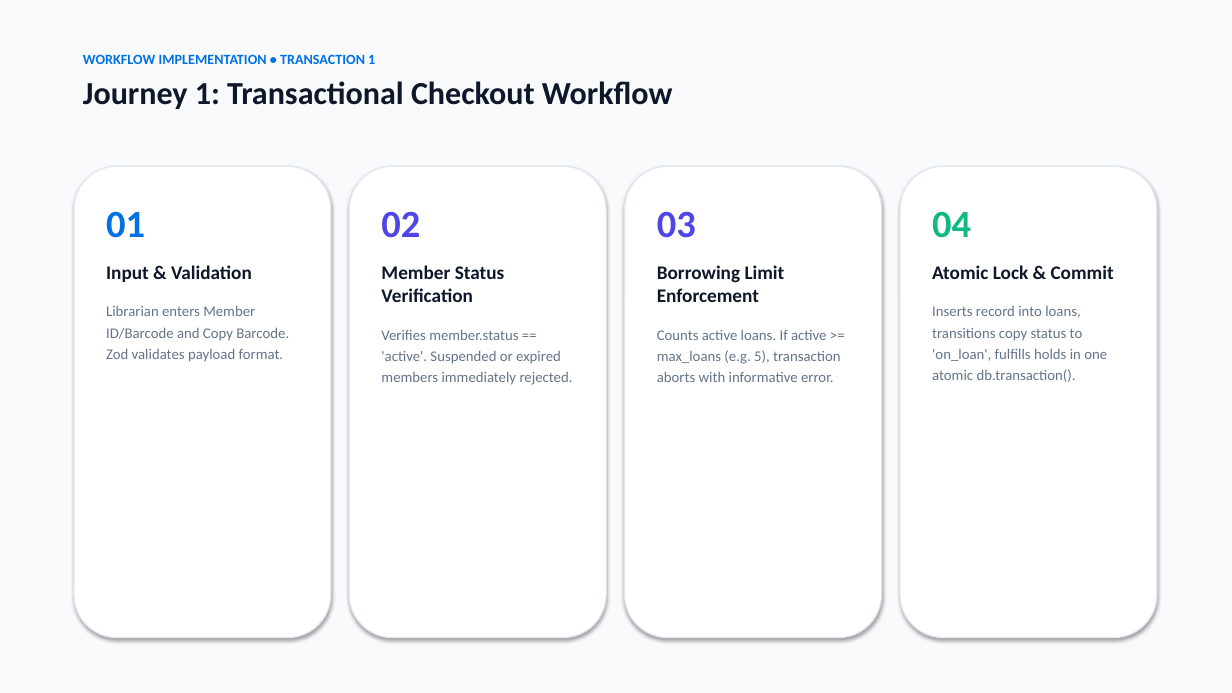
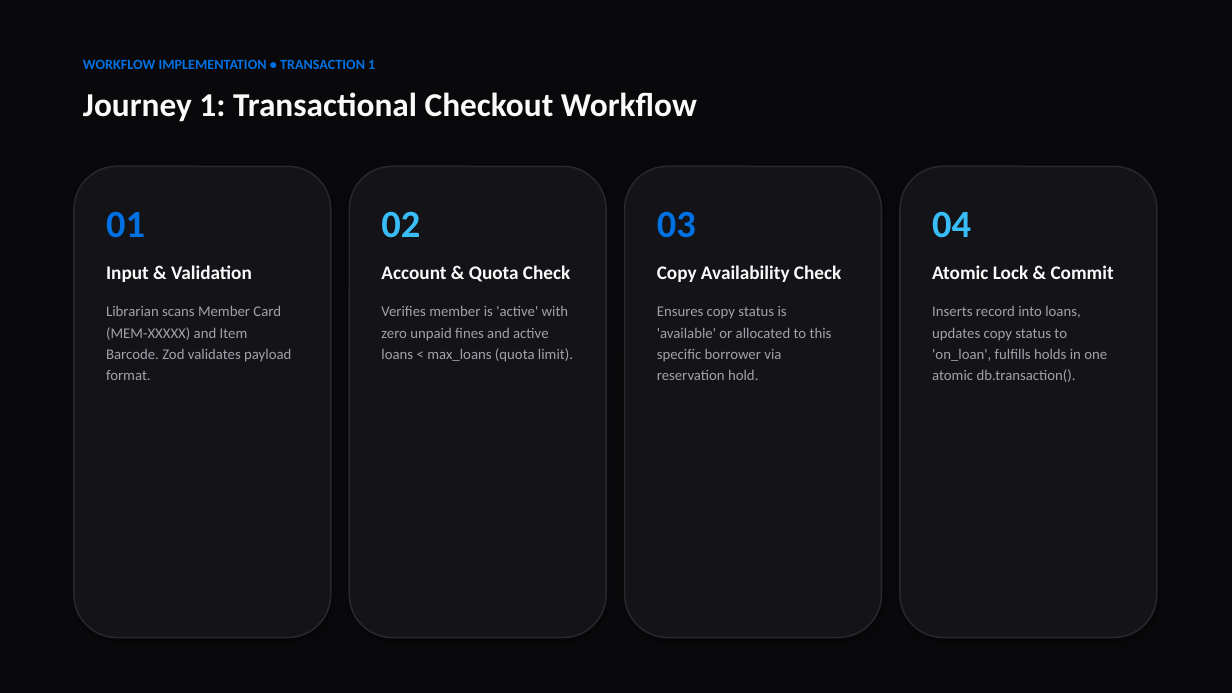
Before and after one commit to themellowhost/library-lending-system, a slide deck: slide 5 of Library_Lending_System_Presentation.pptx. Drawn at 1232x693 pixels with LibreOffice and Linux fonts; fonts in the diff are those of the drawing. Boxes give left, top, right and bottom in pixels: in the first picture for what was removed or moved away, otherwise in the second. Text is boxed around its words. In the diff, an @@ line names an element or a change of style, - is before the commit and + after.

Commit message:
docs: Make presentation 100% dark theme and embed high-res relational ER diagram

```diff
--- a/Library_Lending_System_Presentation.pptx
+++ b/Library_Lending_System_Presentation.pptx
@@ background #FFFFFF to #09090B @@
@@ rectangle removed at bbox=[0, 0, 1232, 693] @@
@@ text at bbox=[83, 54, 375, 64]: paragraph removed @@
-WORKFLOW IMPLEMENTATION • TRANSACTION 1
@@ text added at bbox=[83, 59, 375, 69], 11 pt, text #0071E3, bold @@
+WORKFLOW IMPLEMENTATION • TRANSACTION 1
@@ text "Journey 1: Transactional Checkout Workflow": place and size @@
-text "Journey 1: Transactional Checkout Workflow" at bbox=[83, 54, 673, 109]
+text "Journey 1: Transactional Checkout Workflow" at bbox=[83, 92, 697, 122]
@@ text "Journey 1: Transactional Checkout Workflow" at bbox=[83, 92, 697, 122]: size 25 to 26 pt, text colour #0F172A to #FAFAFA @@
@@ fill #FFFFFF to #141418; outline #E2E8F0 1 pt to #27272E 1.2 pt in 4 elements at bbox=[349, 166, 606, 638], bbox=[625, 166, 882, 638], bbox=[900, 166, 1157, 638], bbox=[74, 166, 331, 638] @@
@@ text at bbox=[381, 211, 420, 238]: text colour #4F46E5 to #38BDF8 in "02" @@
@@ text at bbox=[657, 211, 696, 238]: text colour #4F46E5 to #0071E3 in "03" @@
@@ text at bbox=[932, 211, 1114, 279]: text colour #10B981 to #38BDF8 in "04"; text colour #0F172A to #FAFAFA in "Atomic Lock & Commit" @@
@@ text at bbox=[106, 265, 252, 282]: text colour #0F172A to #FAFAFA in "Input & Validation" @@
@@ text at bbox=[381, 265, 573, 362]: text changed; text colour #64748B to #A1A1AA @@
-Member Status Verification
-Verifies member.status == 'active'. Suspended or expired members immediately rejected.
+Account & Quota Check
+Verifies member is 'active' with zero unpaid fines and active loans < max_loans (quota limit).
@@ text at bbox=[657, 265, 841, 380]: text changed; text colour #64748B to #A1A1AA @@
-Borrowing Limit Enforcement
-Counts active loans. If active >= max_loans (e.g. 5), transaction aborts with informative error.
+Copy Availability Check
+Ensures copy status is 'available' or allocated to this specific borrower via reservation hold.
@@ text at bbox=[106, 306, 291, 380]: text changed; text colour #64748B to #A1A1AA @@
-Librarian enters Member ID/Barcode and Copy Barcode. Zod validates payload format.
+Librarian scans Member Card (MEM-XXXXX) and Item Barcode. Zod validates payload format.
@@ text at bbox=[932, 306, 1107, 382]: text changed; text colour #64748B to #A1A1AA @@
-Inserts record into loans, transitions copy status to 'on_loan', fulfills holds in one atomic db.transaction().
+Inserts record into loans, updates copy status to 'on_loan', fulfills holds in one atomic db.transaction().
```
Also in this commit, not shown: 7 other slides changed, 2 slides added, 2 slides removed, 3 other files.
